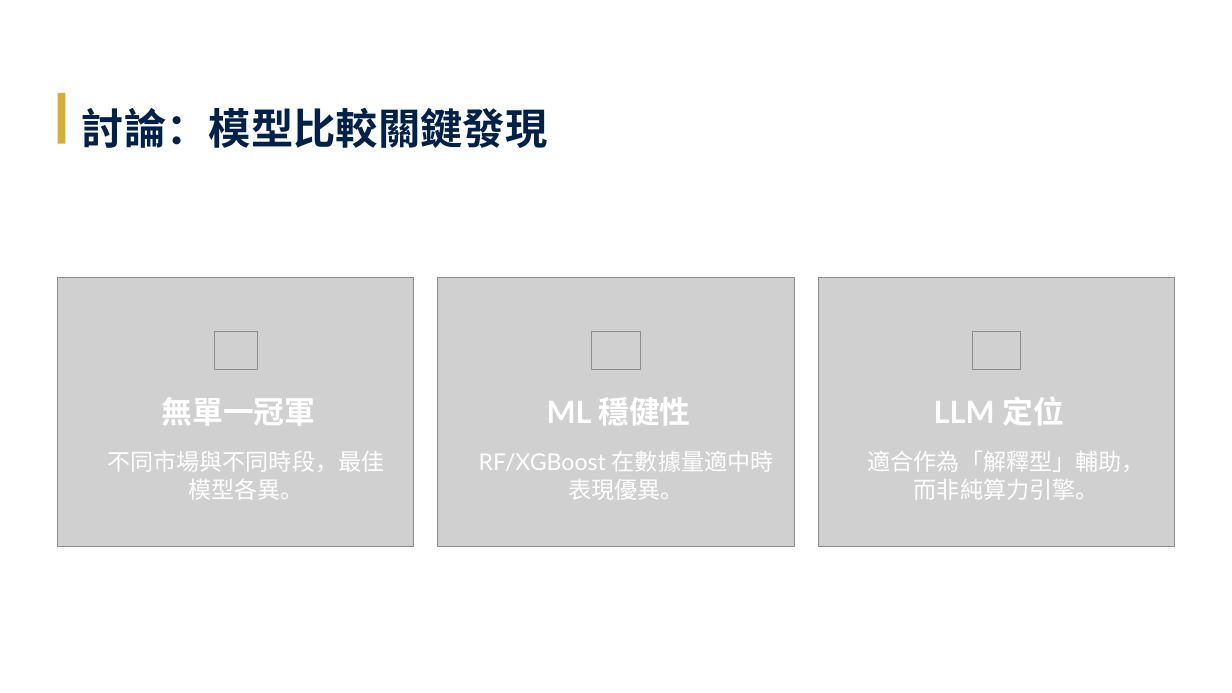
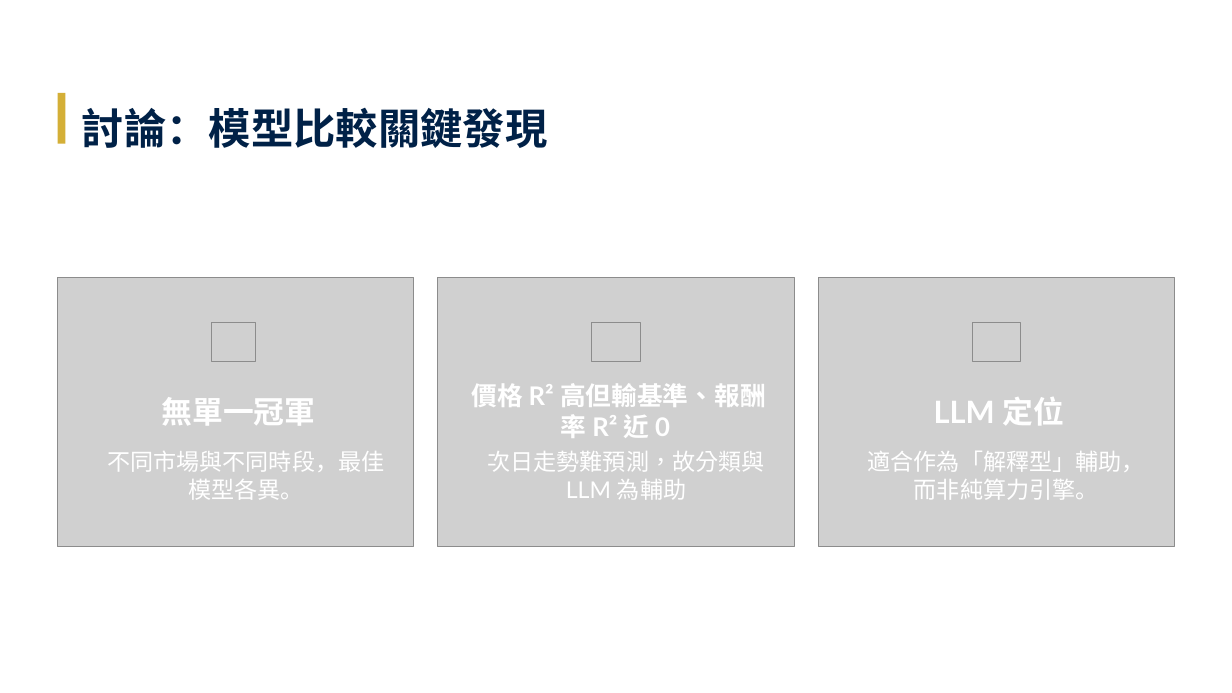
Before and after one commit to Tzu-Lin/ETF-AI-Project, a slide deck: slide 19 of 林子瑜-LLM_ETF.pptx. Drawn at 1232x693 pixels with LibreOffice and Linux fonts; fonts in the diff are those of the drawing; grey boxes stand for pictures. Boxes give left, top, right and bottom in pixels: in the first picture for what was removed or moved away, otherwise in the second. Text is boxed around its words. In the diff, an @@ line names an element or a change of style, - is before the commit and + after.

```diff
--- a/林子瑜-LLM_ETF.pptx
+++ b/林子瑜-LLM_ETF.pptx
@@ 3 pictures: place and size @@
-3 pictures at <box>214,331,1020,370</box>
+3 pictures at <box>212,323,1020,361</box>
@@ text at <box>471,383,766,438</box>: text changed; size 24 to 20 pt @@
-ML 穩健性
+價格 R² 高但輸基準、報酬率 R² 近 0
@@ text at <box>487,451,764,500</box>: text changed @@
-RF/XGBoost 在數據量適中時表現優異。
+次日走勢難預測，故分類與 LLM 為輔助
```
Also in this commit, not shown: 12 other slides changed, 5 other files.
